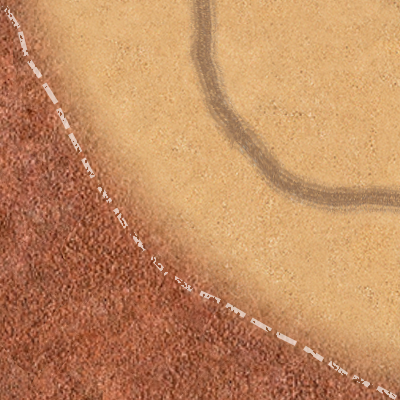
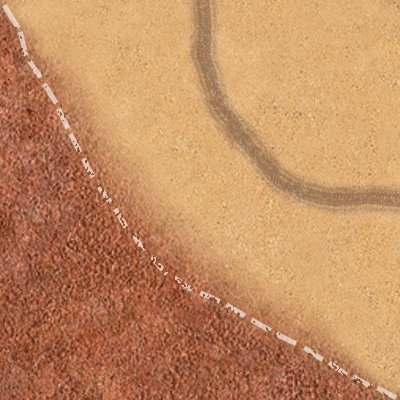
Before/after of a 400×400 layered artwork. What changed in the layer stack:
painted on "Слой 2" over [0, 0, 400, 400]
